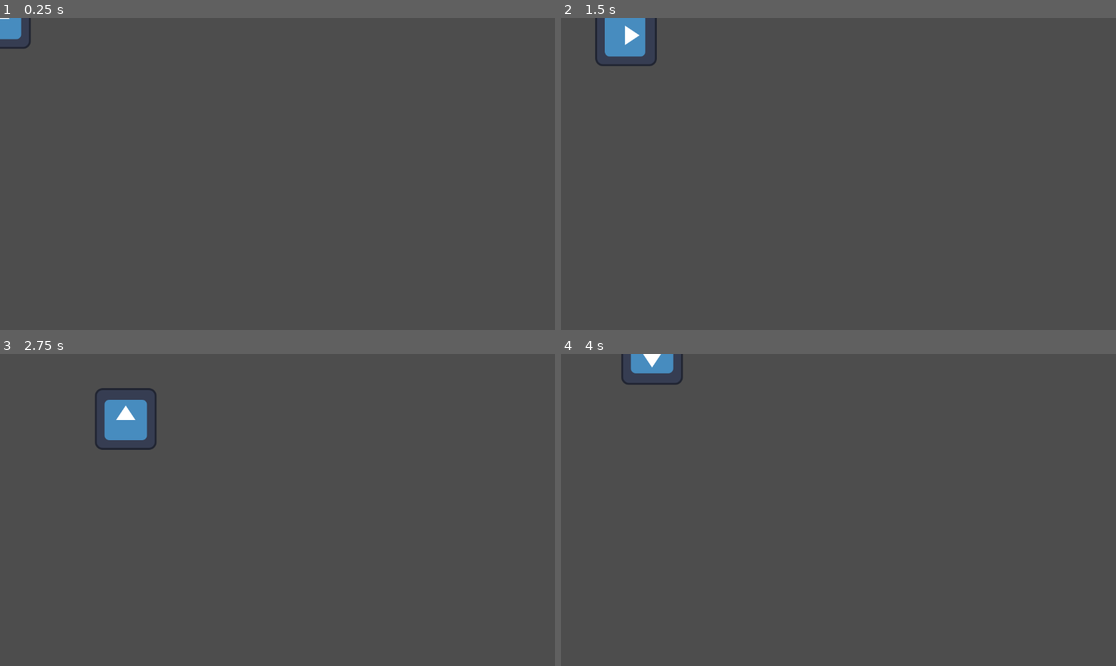
Above: before the commit, frames 1-4 (two rows, left to right).
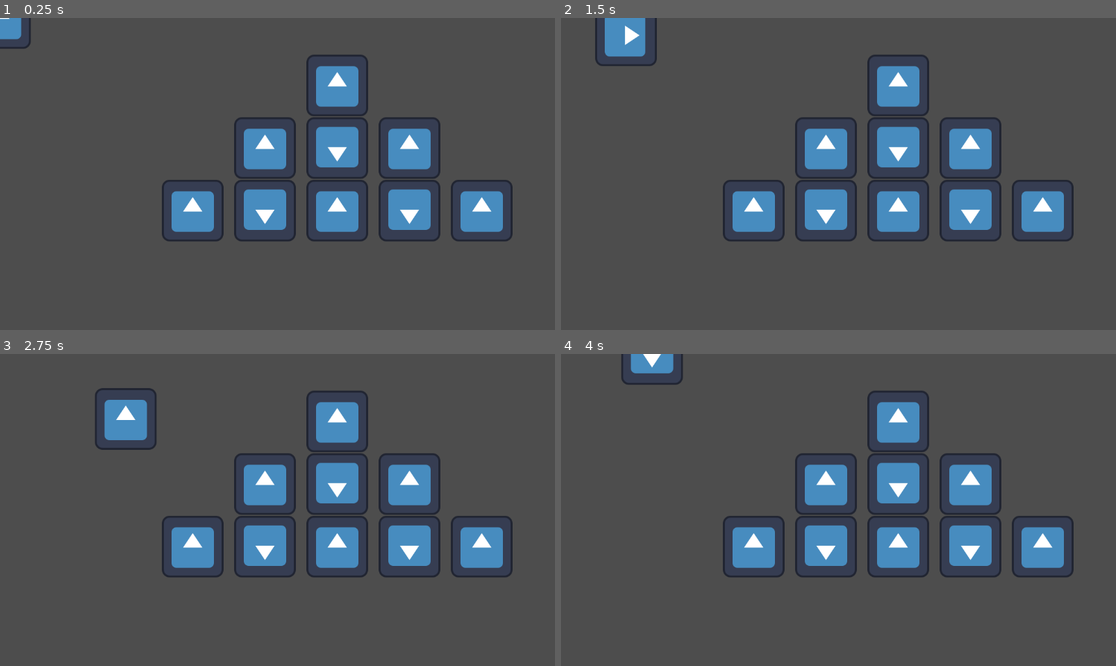
Above: after the commit, the same moments.

Repository: ItsTunda1/Bermuda-Reaper
Game: Godot game, scene res://scenes/top_view.tscn
Two runs of this game, one before a commit and one after it. Both use one fixed random seed, a clock stepped at 60 frames per second and the inputs below. The engine's default icon, where the game draws it, is replaced by a stand-in: a white triangle on a blue panel in a dark square.
Inputs:
- Up to frame 1 (0.25 s): no input
- Up to frame 2 (1.5 s): tap Enter at 0.5 s; hold Right (ui_right) 0.53-1.28 s; hold Down (ui_down) from 1.28 s (still down)
- Up to frame 3 (2.75 s): release Down (ui_down) at 2.03 s; hold Right (ui_right) from 2.03 s (still down)
- Up to frame 4 (4 s): release Right (ui_right) at 2.78 s; hold Up (ui_up) 2.78-3.53 s; hold Left (ui_left) from 3.53 s (still down)

The runs differ from the first frame. In frame 1, 11% of the frame differs, in the area x 29-93%, y 11-72%; in frame 2, 11%; in frame 3, 11%; in frame 4, 11%.

Commit message:
Update top_view.tscn

Diff:
--- a/scenes/top_view.tscn
+++ b/scenes/top_view.tscn
@@ -1,6 +1,9 @@
-[gd_scene load_steps=2 format=3 uid="uid://cga3sx1yjg2bd"]
+[gd_scene load_steps=3 format=3 uid="uid://cga3sx1yjg2bd"]
 
 [ext_resource type="Script" uid="uid://cmidin314o11" path="res://scripts/top_view.gd" id="1_g2yx3"]
+[ext_resource type="PackedScene" uid="uid://buvqe8rguy2h8" path="res://scenes/Game_Map/Game_Map.tscn" id="2_vxfnm"]
 
 [node name="Node2D" type="Node2D"]
 script = ExtResource("1_g2yx3")
+
+[node name="GameMap" parent="." instance=ExtResource("2_vxfnm")]
